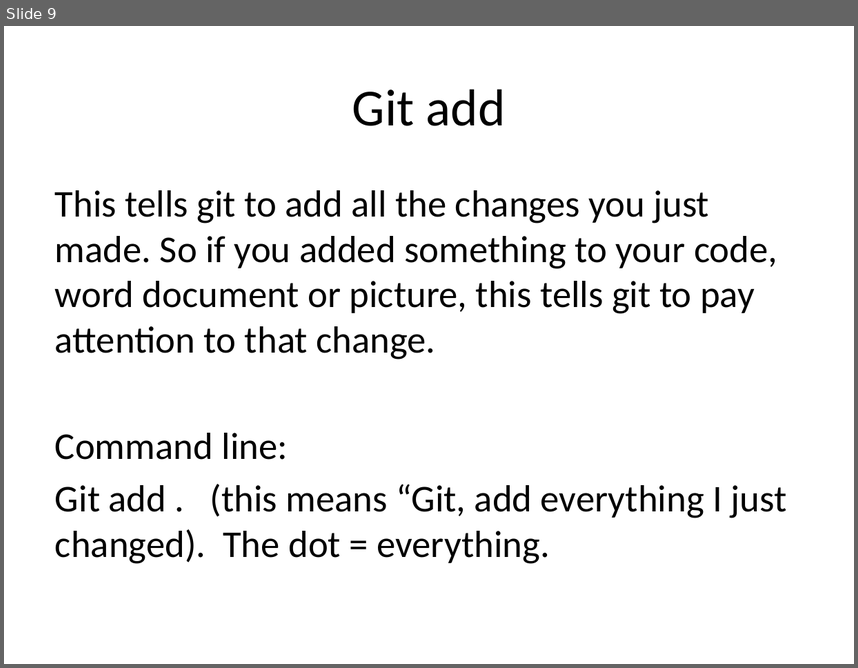
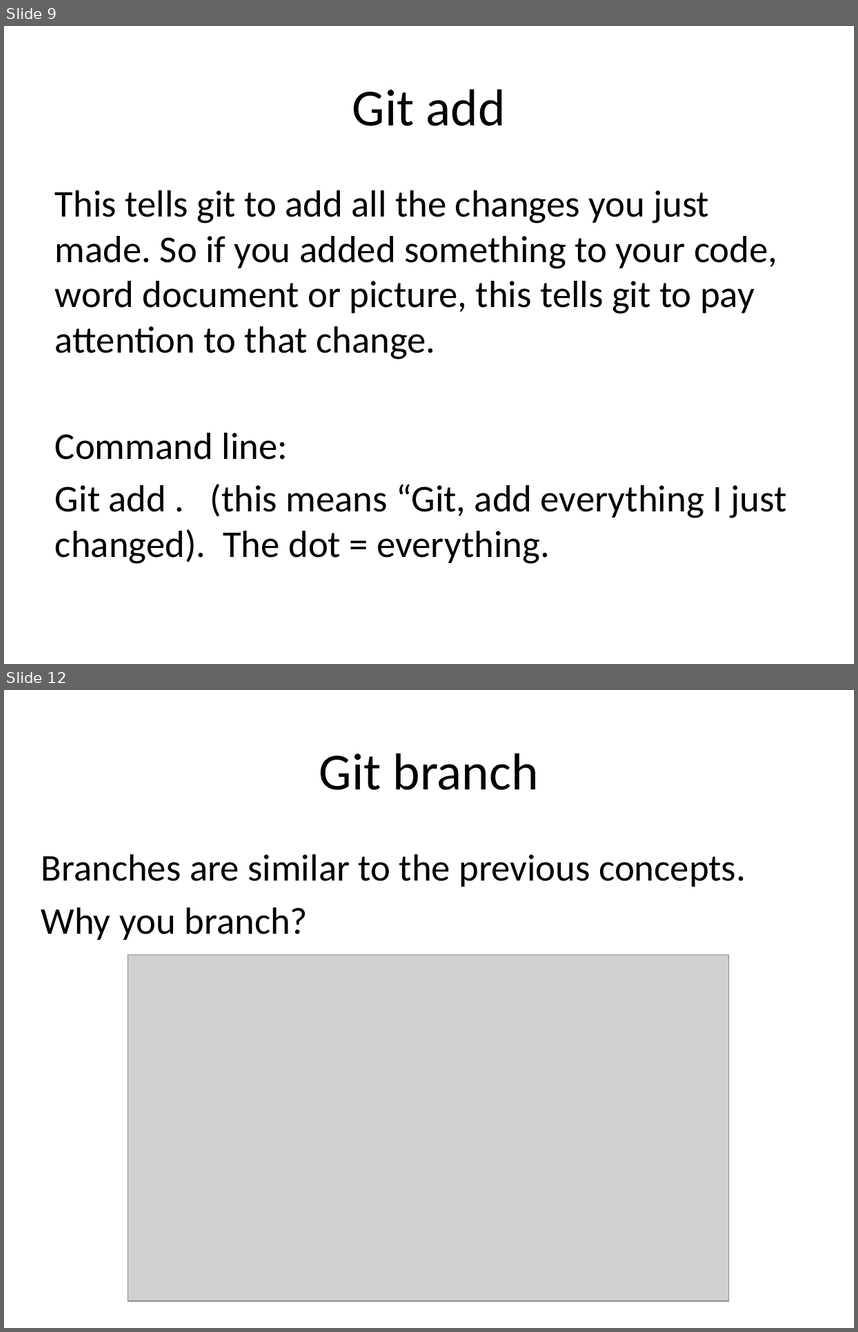
Before and after one commit to jtian1167/SLP-demo, a slide deck: SLP github.pptx. Shown one above the other, each under a label of ours: slide 9 before the commit, slides 9 and 12 after it; the slides between them are not shown. The pictures are 858x668 and 858x1332 pixels, drawn with LibreOffice and Linux fonts; fonts in the diff are those of the drawing; grey boxes stand for pictures. Boxes give left, top, right and bottom in pixels: in the first picture for what was removed or moved away, otherwise in the second. Text is boxed around its words. In the diff, an @@ line names an element or a change of style, - is before the commit and + after.

```diff
--- a/SLP github.pptx
+++ b/SLP github.pptx
@@ slide 12 added at (4, 690, 854, 1328), background #FFFFFF @@
@@ title added at (319, 753, 539, 790), 44 pt, text #000000 @@
+Git branch
@@ text added at (41, 854, 746, 940), 32 pt, text #000000 @@
+Branches are similar to the previous concepts.
+Why you branch?
@@ picture added at (128, 955, 729, 1301) @@
```
Also in this commit, not shown: 1 slide changed, 1 other slide added.
